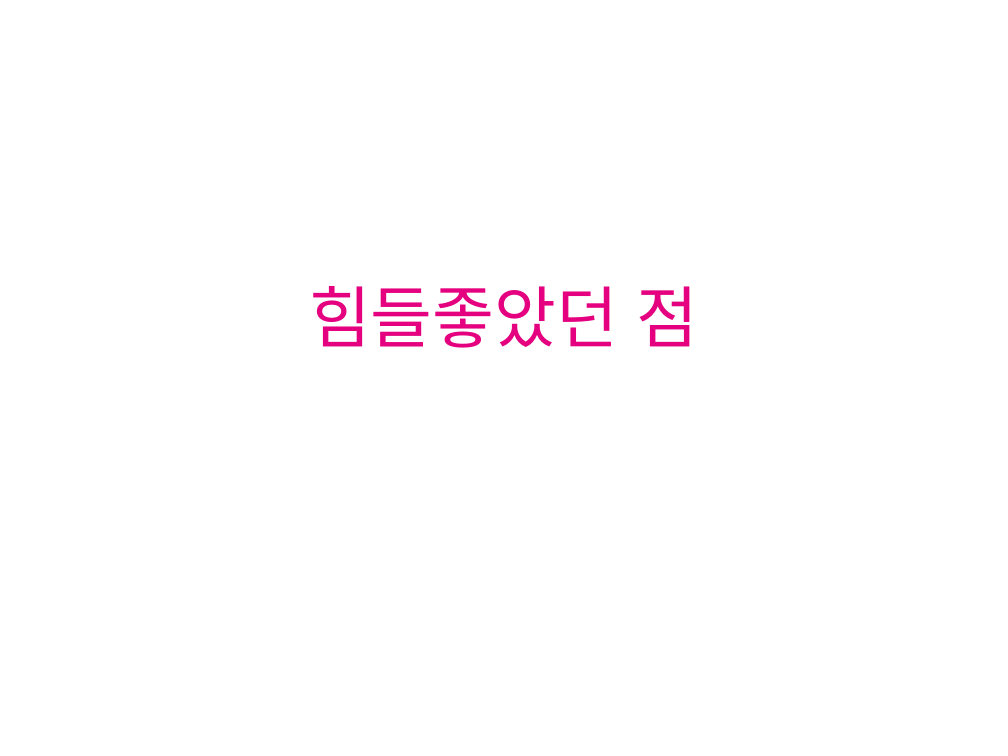
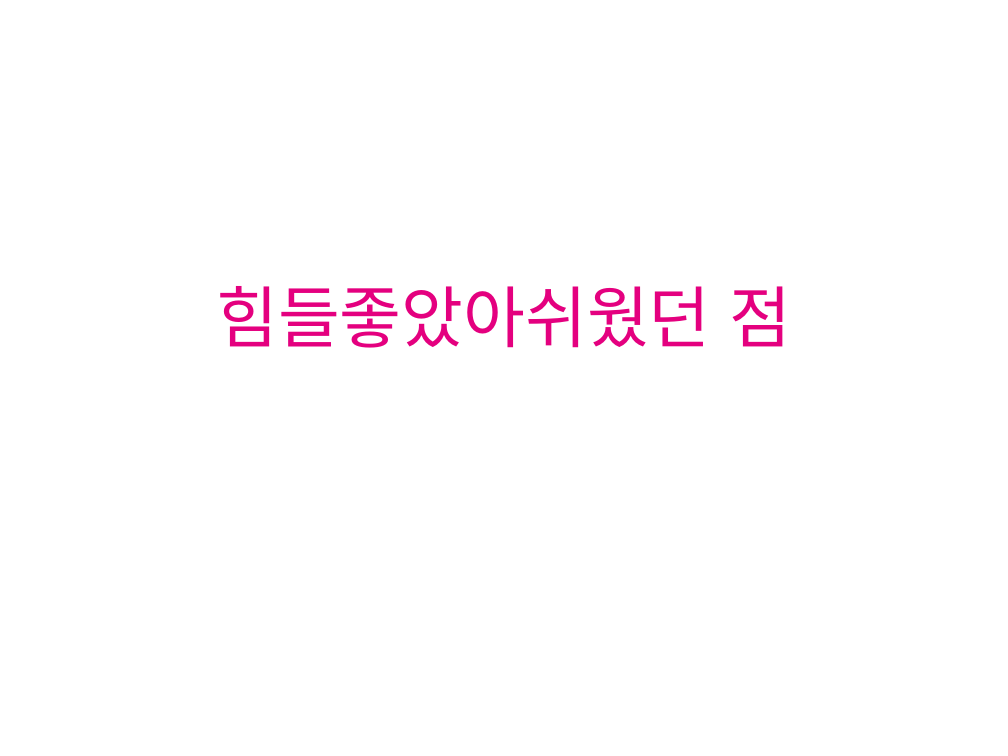
Before and after one commit to seokmin/2016ServerProject, a slide deck: slide 31 of 서버프로젝트.pptx. Drawn at 1008x756 pixels with LibreOffice and Linux fonts; fonts in the diff are those of the drawing; background and template pictures are left out. Boxes give left, top, right and bottom in pixels: in the first picture for what was removed or moved away, otherwise in the second. Text is boxed around its words. In the diff, an @@ line names an element or a change of style, - is before the commit and + after.

Commit message:
아쉬웠던 점 추가

```diff
--- a/서버프로젝트.pptx
+++ b/서버프로젝트.pptx
@@ title at (x1=216, y1=286, x2=792, y2=348): text changed @@
-힘들좋았던 점
+힘들좋았아쉬웠던 점
```
Also in this commit, not shown: 1 other slide changed.
